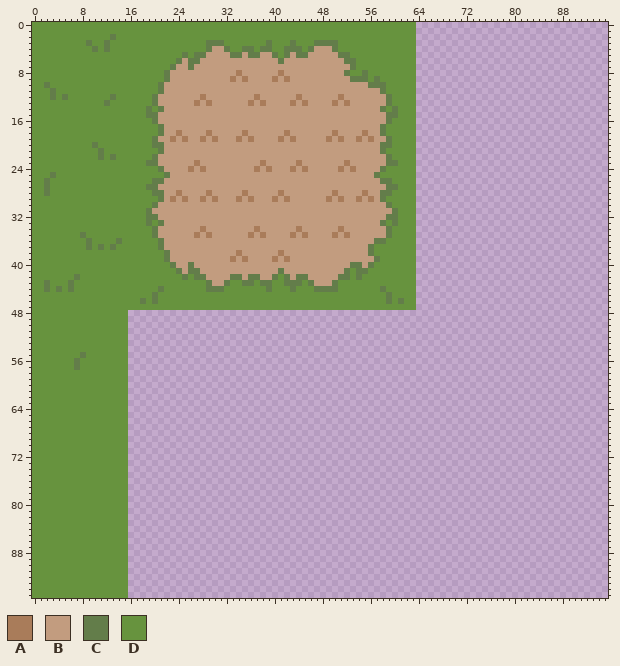
Pixel-art file -- assets/sprites/groundmap.aseprite. Above: the version before the commit.
96x96 pixels, 1 frame.
Palette (. is transparent): A #a97c5a  B #c29c7f  C #637d4a  D #67933e
New version:
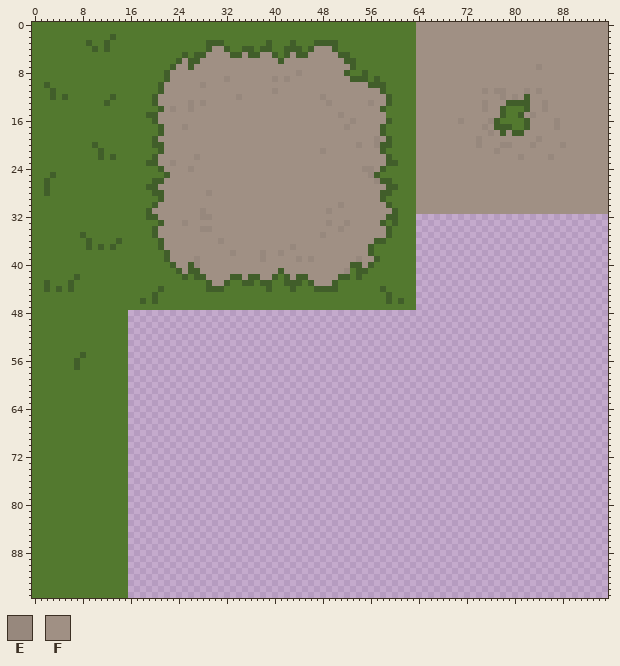
Colours new in this view: E #97887d  F #a09084
The exact change:
colour C: #637d4a -> #415e2a
colour D: #67933e -> #53792f
Changed rows in their new state; - is a pixel that keeps its letter.
first column x 19:
 0 ---------------------------------------------FFFFFFFFFFFFFFFFFFFFFFFFFFFFFFFF
 1 ---------------------------------------------FFFFFFFFFFFFFFFFFFFFFFFFFFFFFFFF
 2 ---------------------------------------------FFFFFFFFFFFFFFFFFFFFFFFFFFFFFFFF
 3 ---------------------------------------------FFFFFFFFFFFFFFFFFFFFFFFFFFFFFFFF
 4 -----------FF---------------FFF--------------FFFFFFFFFFFFFFFFFFFFFFFFFFFFFFFF
 5 ----------FFFF--F--FF---F--FFFFF-------------FFFFFFFFFFFFFFFFFFFFFFFFFFFFFFFF
 6 ------F--FFFFFFFFFFFFF-FFFFFFFFFF------------FFFFFFFFFFFFFFFFFFFFFFFFFFFFFFFF
 7 -----FF-FFFFFFFFFFFFFFFFFFFFFFFFFF-----------FFFFFFFFFFFFFFFFFFFFEFFFFFFFFFFF
 8 ----FFFFFFFFFFFFFFFFFFFFFEFFFFFFF------------FFFFFFFFFFFFFFFFFFFFFFFFFFFFFFFF
 9 ----FFFFFFFFFEFFFFFFFEFEFFFFFFFFFF-----------FFFFFFFFFFFFFFFFFFFFFFFFFFFFFFFF
10 ---FFFFFFEFFFFFFFFFFFFFFFFFFFFFFFFFFF--------FFFFFFFFFFFFFFFFFFFFFFFFFFFFFFFF
11 ---FFFFFFFFFFFFFFFFFFEFFFFFFFFFFFFFFFFF------FFFFFFFFFFFEFEEFFFEFEFFFFFFFFFFF
12 --FFFFFFFFFFFFFEFFFFFFFFFFFFFEFFFFFFFFFF-----FFFFFFFFFFFFFFEFEFCFFFFFFFFFFFFF
13 --FFFFFEFEFFFFFFFFFFFFFFFFFFFFEFFFFFFEFF-----FFFFFFFFFFFEFFFCCCCFFEFFFFFFFFFF
14 D--FEFFEFFFFFFFFFFFFFFFFFFFFFFFFFFFFFFF--D---FFFFFFFFFFFEFFCDDDCFFEFFFFFFFFFF
15 --FFFFFFFFFFFFFFFFFFFFFFFFFFFFFFEFFFFFFFDD---FFFFFFFFFFFFFFCDDCFEFFFFFFFFFFFF
16 --FFFFFFFFFFFFFFFFFFFFFFFFFFFFFFFFEFFFFF-----FFFFFFFEFFFFECDDDDCFFFFEFFFFFFFF
17 ---FFFEFFFFFFFFFFFFFFFFFFFFFFFFFFEFFFFF------FFFFFFFFFFFEFCCCDDCFFFFEFFFFFFFF
18 ---FFFFFFFFFFFFFFFFFFFFFFFFFFFFFFFFFFFF------FFFFFFFFFFFFEFCFCCFFFFFFFFFFFFFF
19 --FFFFFFFFFFFFFFFFFFFFFFFFFFFFFFFFFFFFEF-----FFFFFFFFFFEFFFFFFFFFEFFFFFFFFFFF
20 ---FFFFFFFFFFFFFFFFFFFFFFFFFFFFFFFFEFFE------FFFFFFFFFFEFFFEEFFFEFFFFEFFFFFFF
21 ---FFFFFFFFFFFFFFFFFFFFFFFFFFEFFFFFFFFF------FFFFFFFFFFFFFEFFFFFFFFFFFFFFFFFF
22 --FFFFFFEFFFFFFFFFFFFFFFFFFFFFFFFFFFFFFF-----FFFFFFFFFFFFFFFFFEFFFFEFFFFFFFFF
23 --FFEFFFFFFFFFFFFFFFFFFFFFFFFFFFFFFFFFFF-----FFFFFFFFFFFFFFFFFFFFFFFFFFFFFFFF
24 ---FFFFEFFFFFFFFFFFFFFFFFFFFFFFFFFFFEEF------FFFFFFFFFFFFFFFFFFFFFFFFFFFFFFFF
25 ----FFFFFFFFFFFFFFFFFFFFFFFFFFFFFFFFFE-------FFFFFFFFFFFFFFFFFFFFFFFFFFFFFFFF
26 ---FFFFFFFFFFFFFFFFFFFFFFFFFFFFFFFFFFFE------FFFFFFFFFFFFFFFFFFFFFFFFFFFFFFFF
27 --FFFFFFFFFFFFFFFFFFFFFFFFFFFFFFFFFFFFFF-----FFFFFFFFFFFFFFFFFFFFFFFFFFFFFFFF
28 ---FFFFFFFEFFFFFFFFFFFFFFFFFFFFFFFFFFFF------FFFFFFFFFFFFFFFFFFFFFFFFFFFFFFFF
29 ---FFFFFFFFFFFFFFFFFFFFFFFFFFFFFFFFFFFF------FFFFFFFFFFFFFFFFFFFFFFFFFFFFFFFF
30 --FFFFFFFFFFFFFFFFFFFFFFFFFFFFFFEFFFFFFF-----FFFFFFFFFFFFFFFFFFFFFFFFFFFFFFFF
31 -FFFFFFFFEFFFFFFFFFFFFFFFFFFFFEFFFFFFFFFF----FFFFFFFFFFFFFFFFFFFFFFFFFFFFFFFF
32 --FFFFFFFEEFFFFFFFFFFFFFFFFFFFFFFFFFFFFF-------------------------------------
33 D--FFFEFFFFFFFFFFFFFFFFFFFFFFFEFFEFFFFF--------------------------------------
34 --FFFFFFFEEFFFFFFFFFFFFFFFFFFFFFEFFFFFFF-------------------------------------
35 --FFFFFFFFFFFFFFFFFFFFFFFFFFFEFFFFFFFFFF-------------------------------------
36 ---FFFFFFFFFEFFFFFFFFFFFFFFFFFFFFFFFFF---------------------------------------
37 ---FFFFFFFFFFFFFFFFFFFFFEFFFFFFFFFFFF----------------------------------------
38 ----FFFFFFFFFFEFFFFEFFEFFFFFFFFFFFFFF----------------------------------------
39 ----FFFFEFFFFFFFFFFEFFFFFEFEFFFFFFFEFF---------------------------------------
40 -----FF-EFFFFFFFFFFFFFFFFFFFFFFFFF--F----------------------------------------
41 ------F--FFFFFFFFFFFFF-FFFFFFFFFFE-------------------------------------------
42 ----------FFFF--F--FF---F--FFFFF---------------------------------------------
43 -----------FF---------------FFF----------------------------------------------
Changed places in both pictures, as pixel boxes (x1, y1, x2, y2):
changed: (32, 22, 608, 598)
